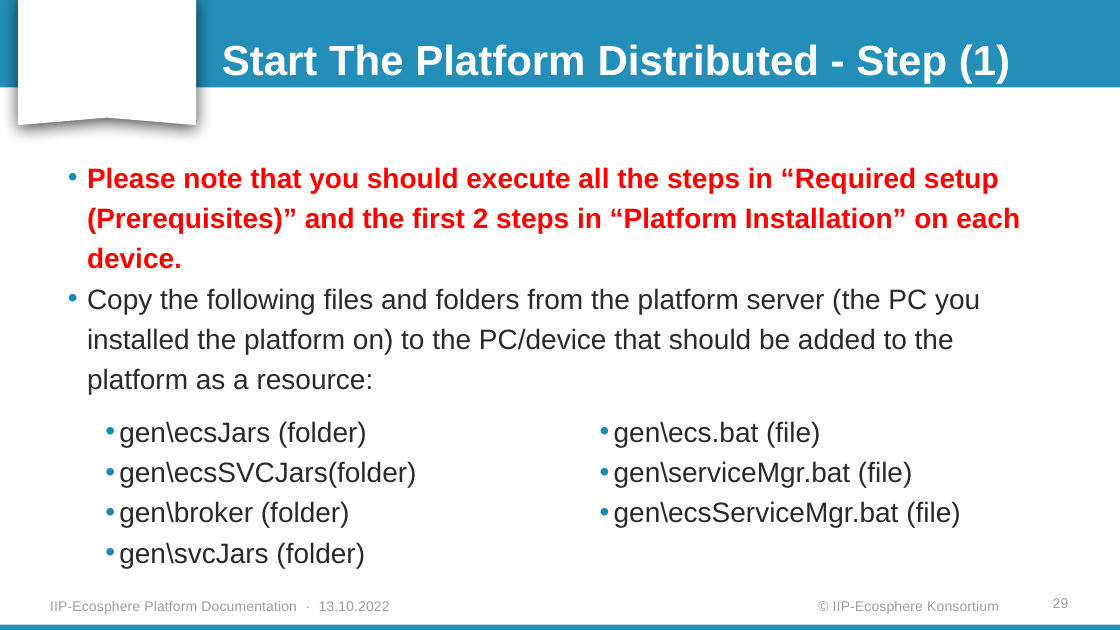
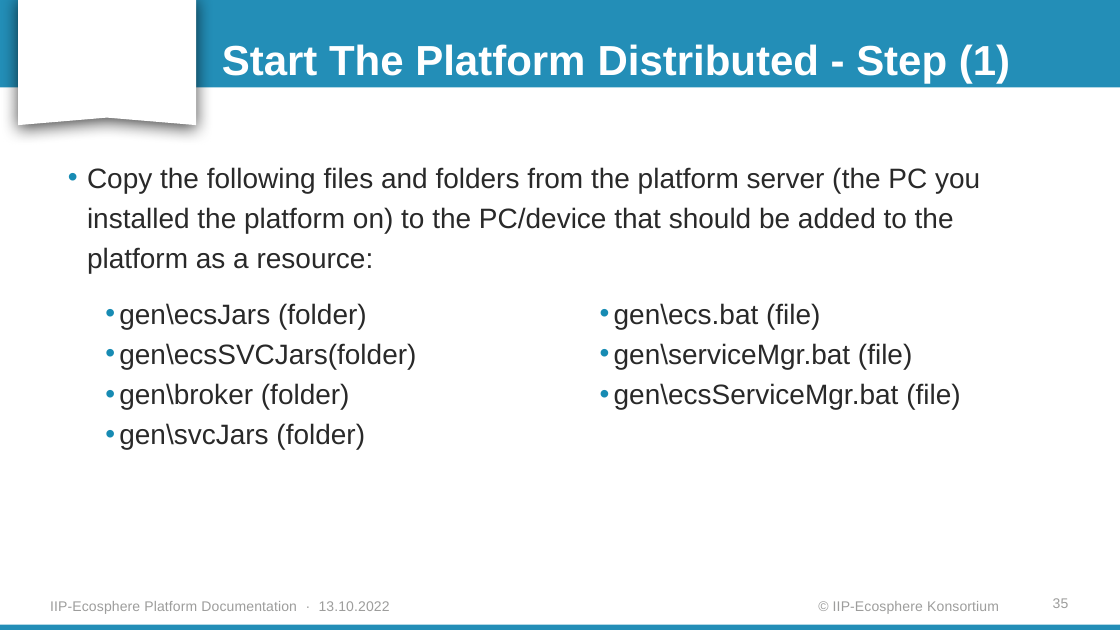
Before and after one commit to iip-ecosphere/platform, a slide deck: slide 35 of platform/documentation/Platform_Installation_Guide_for_Linux.pptx (slide 29 before the commit). Drawn at 1120x630 pixels with LibreOffice and Linux fonts; fonts in the diff are those of the drawing; background and template pictures are left out. Boxes give left, top, right and bottom in pixels: in the first picture for what was removed or moved away, otherwise in the second. Text is boxed around its words. In the diff, an @@ line names an element or a change of style, - is before the commit and + after.

Commit message:
Update the installation guide
The pre-defined Docker image and the full manual installation

```diff
--- a/platform/documentation/Platform_Installation_Guide_for_Linux.pptx
+++ b/platform/documentation/Platform_Installation_Guide_for_Linux.pptx
@@ text at box(87, 167, 1020, 269): paragraph removed @@
-• Please note that you should execute all the steps in “Required setup (Prerequisites)” and the first 2 steps in “Platform Installation” on each device.
@@ text "gen\ecsJars (folder)": place and size @@
-text "gen\ecsJars (folder)" at box(119, 421, 960, 568)
+text "gen\ecsJars (folder)" at box(119, 303, 960, 450)
@@ page number at box(1053, 598, 1069, 608): text changed @@
-29
+35
```
Also in this commit, not shown: 11 other slides changed, 7 slides added, 1 slide removed, 3 other files.
